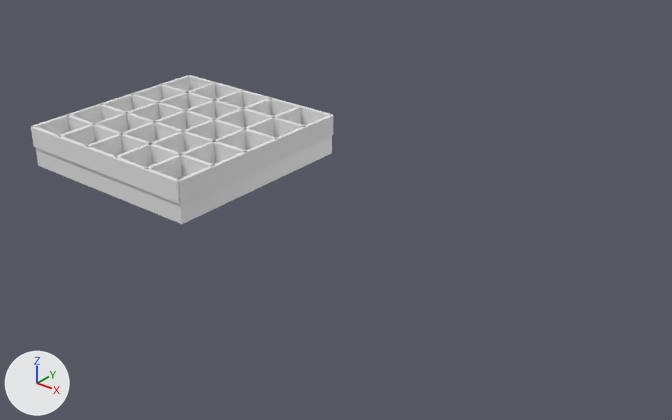
What one commit did to the Blender file scenes/pentaton.blend.
One viewpoint serves both versions: a 50 mm lens placed at (31.85, -28.23, 17.07), pointed at (9.32, -0.08, -0.39). The lights are fixed; the arrows at lower left show +X, +Y and +Z.

The first picture shows 'Divider', 'Divider.002', 'Divider.003', 'Divider.004', 'Divider.005', 'Divider.006', 'Divider.007', 'Divider.008', 'Divider.009', 'Divider.010', 'Divider.011', 'Floor'.
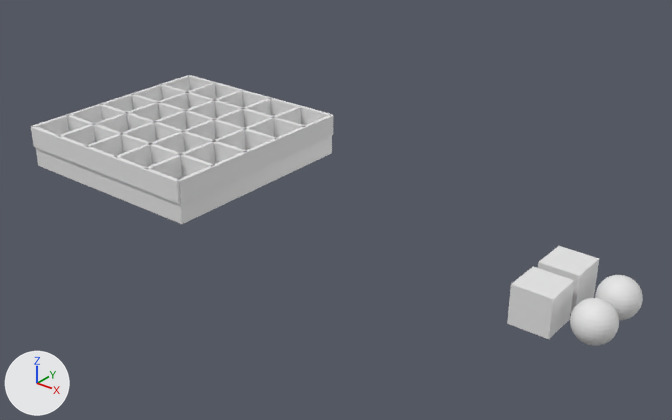
Edits to the bpy script that builds the scene:
```text
Add me_sphere_001:
    me_sphere_001.from_pydata(...)  # a UV sphere (32 segments, 16 rings, poles along z) spanning x -1.0..1.0, y -1.0..1.0, z -1.0..1.0
Add me_sphere:
    me_sphere.from_pydata(...)  # a UV sphere (32 segments, 16 rings, poles along z) spanning x -1.0..1.0, y -1.0..1.0, z -1.0..1.0
Add me_cube_003:
    me_cube_003.from_pydata(...)  # a box spanning x -1.0..1.0, y -1.0..1.0, z -1.0..1.0
Add me_cube_002:
    me_cube_002.from_pydata(...)  # a box spanning x -1.0..1.0, y -1.0..1.0, z -1.0..1.0
Add ob_sphereblue:
    ob_sphereblue = bpy.data.objects.new('SphereBlue', me_sphere_001)
    ob_sphereblue.location = (22.0, -2.0, 0.0)
    ob_sphereblue.scale = (0.8, 0.8, 0.8)
Add ob_spherered:
    ob_spherered = bpy.data.objects.new('SphereRed', me_sphere)
    ob_spherered.location = (22.0, 0.0, 0.0)
    ob_spherered.scale = (0.8, 0.8, 0.8)
Add ob_cubeblue:
    ob_cubeblue = bpy.data.objects.new('CubeBlue', me_cube_003)
    ob_cubeblue.location = (20.0, -2.0, 0.0)
    ob_cubeblue.scale = (0.8, 0.8, 0.8)
Add ob_cubered:
    ob_cubered = bpy.data.objects.new('CubeRed', me_cube_002)
    ob_cubered.location = (20.0, 0.0, 0.0)
    ob_cubered.scale = (0.8, 0.8, 0.8)
```

Changed parts and their boxes [x1, y1, x2, y2] in the pictures (672 x 420 px):
'CubeBlue', added: after [507, 266, 575, 339]
'CubeRed', added: after [538, 246, 599, 313]
'SphereBlue', added: after [570, 298, 619, 346]
'SphereRed', added: after [595, 275, 643, 320]
